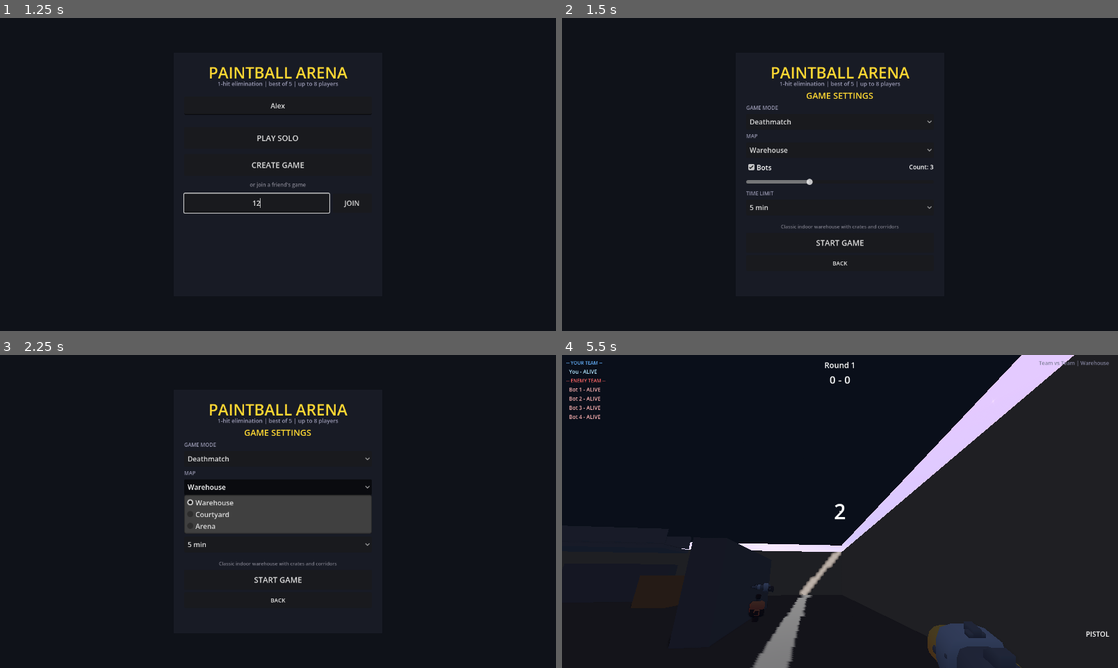
Above: before the commit, frames 1-4 (two rows, left to right).
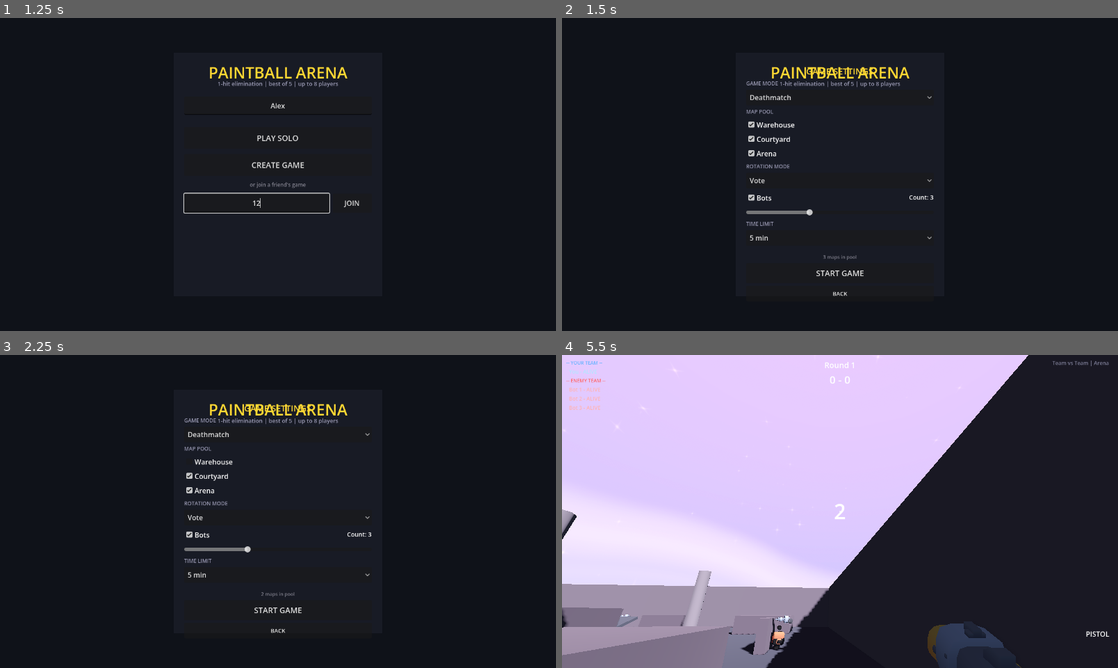
Above: after the commit, the same moments.

Repository: curlyphries/paintball
Game: Godot game, scene res://scenes/main_menu.tscn
The game is run twice, just before and just after one commit, with the same random seed, the same clock (stepped at 60 frames per second) and the same inputs.
Inputs (mouse positions are in pixels of both pictures, inside the frame that each line leads up to):
- Up to frame 1 (1.25 s): click (278, 105) at 0.52 s; type "Alex" at 0.6 s; click (255, 202) at 0.75 s; type "12" at 0.83 s
- Up to frame 2 (1.5 s): click "PLAY SOLO" at 1.25 s
- Up to frame 3 (2.25 s): click "Warehouse" at 2 s
- Up to frame 4 (5.5 s): click (840, 477) at 2.75 s, where only the run after the commit has a clickable "Courtyard"; click (840, 517) at 3.5 s, where only the run after the commit has a clickable "Vote"; click "START GAME" at 4.25 s; tap Enter at 5 s; move the mouse to (867, 511) at 5.02 s; hold W (move_forward) from 5.03 s (still down); hold Ctrl (crouch) from 5.03 s (still down); tap Space (jump) at 5.27 s

Frame 1 is identical in both runs. In frame 2, 1.8% of the frame differs, in the area x 33-67%, y 16-89%; in frame 3, 5.4%; in frame 4, 60%, in the area x 0-99%, y 0-100%.

Commit message:
WIP salvage: pa-4s2.1 lobby map pool + host controls
Rescued from rust polecat zombie session (escalation hq-wisp-6fi).
Real progress: GameSettings.map_pool / current_map / rotation_mode +
helpers, plus partial main_menu / lobby / main_game / hud wiring.
Not yet validated; needs polecat resume to finish + smoke test.

Co-Authored-By: Claude Opus 4.7 (1M context) <noreply@anthropic.com>

Diff:
--- a/scenes/main_menu.tscn
+++ b/scenes/main_menu.tscn
@@ -181,9 +181,19 @@
 layout_mode = 2
 theme_override_font_sizes/font_size = 12
 theme_override_colors/font_color = Color(0.6, 0.6, 0.7, 1.0)
-text = "MAP"
-
-[node name="MapOption" type="OptionButton" parent="CenterPanel/SettingsPanel/VBox"]
+text = "MAP POOL"
+
+[node name="MapPoolContainer" type="VBoxContainer" parent="CenterPanel/SettingsPanel/VBox"]
+layout_mode = 2
+theme_override_constants/separation = 2
+
+[node name="RotationLabel" type="Label" parent="CenterPanel/SettingsPanel/VBox"]
+layout_mode = 2
+theme_override_font_sizes/font_size = 12
+theme_override_colors/font_color = Color(0.6, 0.6, 0.7, 1.0)
+text = "ROTATION MODE"
+
+[node name="RotationOption" type="OptionButton" parent="CenterPanel/SettingsPanel/VBox"]
 layout_mode = 2
 custom_minimum_size = Vector2(0, 36)
 
@@ -272,6 +282,14 @@
 text = "XXXXXX"
 horizontal_alignment = 1
 
+[node name="PoolSummary" type="Label" parent="CenterPanel/LobbyPanel/VBox"]
+layout_mode = 2
+theme_override_font_sizes/font_size = 12
+theme_override_colors/font_color = Color(0.6, 0.7, 0.8, 1.0)
+text = ""
+horizontal_alignment = 1
+autowrap_mode = 2
+
 [node name="InviteLinkRow" type="HBoxContainer" parent="CenterPanel/LobbyPanel/VBox"]
 layout_mode = 2
 theme_override_constants/separation = 6
--- a/scripts/game_settings.gd
+++ b/scripts/game_settings.gd
@@ -12,7 +12,6 @@
 var bots_enabled: bool = true
 
 # --- Map ---
-var selected_map: String = "warehouse"  # key into AVAILABLE_MAPS
 const AVAILABLE_MAPS: Dictionary = {
 	"warehouse": {
 		"name": "Warehouse",
@@ -31,6 +30,21 @@
 	},
 }
 
+# Pool of maps eligible for play (subset of AVAILABLE_MAPS keys).
+var map_pool: Array[String] = ["warehouse", "courtyard", "arena"]
+# The map actively being played. Set by the server, or by solo at match start.
+var current_map: String = "warehouse"
+
+enum RotationMode { VOTE, RANDOM, ORDERED }
+var rotation_mode: int = RotationMode.VOTE
+
+# Deprecated alias — reads/writes current_map. Remove after one PR cycle.
+var selected_map: String:
+	get:
+		return current_map
+	set(value):
+		current_map = value
+
 # --- Time limit ---
 var time_limit_minutes: int = 5  # 0 = no time limit
 const TIME_LIMIT_OPTIONS: Array = [0, 3, 5, 10, 15, 30]
@@ -40,15 +54,48 @@
 
 # --- Helpers ---
 
-func get_map_scene_path() -> String:
-	if AVAILABLE_MAPS.has(selected_map):
-		return AVAILABLE_MAPS[selected_map].scene
+func get_current_map_scene_path() -> String:
+	if AVAILABLE_MAPS.has(current_map):
+		return AVAILABLE_MAPS[current_map].scene
 	return AVAILABLE_MAPS["warehouse"].scene
 
+func get_current_map_name() -> String:
+	if AVAILABLE_MAPS.has(current_map):
+		return AVAILABLE_MAPS[current_map].name
+	return "Warehouse"
+
+func is_in_pool(map_key: String) -> bool:
+	return map_pool.has(map_key)
+
+func pick_random_from_pool() -> String:
+	if map_pool.is_empty():
+		return "warehouse"
+	return map_pool[randi() % map_pool.size()]
+
+func get_rotation_mode_name() -> String:
+	match rotation_mode:
+		RotationMode.VOTE:
+			return "Vote"
+		RotationMode.RANDOM:
+			return "Random"
+		RotationMode.ORDERED:
+			return "Ordered"
+	return "Vote"
+
+func get_pool_summary() -> String:
+	var names: Array[String] = []
+	for key in map_pool:
+		if AVAILABLE_MAPS.has(key):
+			names.append(AVAILABLE_MAPS[key].name)
+	return ", ".join(names)
+
+# Deprecated — kept for one PR cycle. Use get_current_map_scene_path().
+func get_map_scene_path() -> String:
+	return get_current_map_scene_path()
+
+# Deprecated — kept for one PR cycle. Use get_current_map_name().
 func get_map_name() -> String:
-	if AVAILABLE_MAPS.has(selected_map):
-		return AVAILABLE_MAPS[selected_map].name
-	return "Warehouse"
+	return get_current_map_name()
 
 func get_mode_name() -> String:
 	match game_mode:
@@ -67,6 +114,8 @@
 	game_mode = GameMode.TEAM_VS_TEAM
 	bot_count = 3
 	bots_enabled = true
-	selected_map = "warehouse"
+	map_pool.assign(["warehouse", "courtyard", "arena"])
+	current_map = "warehouse"
+	rotation_mode = RotationMode.VOTE
 	time_limit_minutes = 5
 	rounds_to_win = 3
--- a/scripts/hud.gd
+++ b/scripts/hud.gd
@@ -35,7 +35,7 @@
 	event_log_container = $EventLog
 
 	# Show mode and map info
-	mode_label.text = GameSettings.get_mode_name() + " | " + GameSettings.get_map_name()
+	mode_label.text = GameSettings.get_mode_name() + " | " + GameSettings.get_current_map_name()
 
 	# Configure HUD for game mode
 	var is_dm = GameSettings.game_mode == GameSettings.GameMode.DEATHMATCH
--- a/scripts/main_game.gd
+++ b/scripts/main_game.gd
@@ -18,6 +18,11 @@
 func _ready() -> void:
 	is_networked = NetworkManager.room_code != ""
 
+	# Solo: pick a map from the pool now (server picks for networked play).
+	# Always randomize — pool of 1 still picks that map; pool of N varies the match.
+	if not is_networked:
+		GameSettings.current_map = GameSettings.pick_random_from_pool()
+
 	# Force deathmatch if no bots in non-networked team mode (rounds don't work solo with 0 enemies)
 	var bot_count_check = GameSettings.get_effective_bot_count()
 	if not is_networked and bot_count_check == 0 and GameSettings.game_mode != GameSettings.GameMode.DEATHMATCH:
@@ -72,8 +77,8 @@
 	if existing_map:
 		existing_map.queue_free()
 
-	# Load selected map
-	var map_path = GameSettings.get_map_scene_path()
+	# Load current map
+	var map_path = GameSettings.get_current_map_scene_path()
 	var map_scene = load(map_path)
 	if map_scene:
 		var map_instance = map_scene.instantiate()
@@ -119,7 +124,7 @@
 		GameState.register_player(bot.player_id, bot.bot_name)
 
 func _get_map_bounds() -> Array:
-	match GameSettings.selected_map:
+	match GameSettings.current_map:
 		"courtyard":
 			return [Vector3(-20, 0, -15), Vector3(20, 0, 15)]
 		"arena":
--- a/scripts/main_menu.gd
+++ b/scripts/main_menu.gd
@@ -13,7 +13,8 @@
 # --- Settings panel ---
 @onready var settings_panel: Control = $CenterPanel/SettingsPanel
 @onready var mode_option: OptionButton = $CenterPanel/SettingsPanel/VBox/ModeOption
-@onready var map_option: OptionButton = $CenterPanel/SettingsPanel/VBox/MapOption
+@onready var map_pool_container: VBoxContainer = $CenterPanel/SettingsPanel/VBox/MapPoolContainer
+@onready var rotation_option: OptionButton = $CenterPanel/SettingsPanel/VBox/RotationOption
 @onready var bots_check: CheckBox = $CenterPanel/SettingsPanel/VBox/BotsRow/BotsCheck
 @onready var bots_count_label: Label = $CenterPanel/SettingsPanel/VBox/BotsRow/BotsCountLabel
 @onready var bots_slider: HSlider = $CenterPanel/SettingsPanel/VBox/BotsSlider
@@ -25,6 +26,7 @@
 # --- Lobby panel (shown after create/join) ---
 @onready var lobby_panel: Control = $CenterPanel/LobbyPanel
 @onready var room_code_label: Label = $CenterPanel/LobbyPanel/VBox/RoomCodeLabel
+@onready var pool_summary_label: Label = $CenterPanel/LobbyPanel/VBox/PoolSummary
 @onready var invite_link_input: LineEdit = $CenterPanel/LobbyPanel/VBox/InviteLinkRow/InviteLinkInput
 @onready var copy_btn: Button = $CenterPanel/LobbyPanel/VBox/InviteLinkRow/CopyButton
 @onready var player_list: VBoxContainer = $CenterPanel/LobbyPanel/VBox/PlayerListContainer
@@ -51,7 +53,6 @@
 	# Settings control signals
 	bots_check.toggled.connect(_on_bots_toggled)
 	bots_slider.value_changed.connect(_on_bots_slider_changed)
-	map_option.item_selected.connect(_on_map_selected)
 
 	lobby_panel.visible = false
 	settings_panel.visible = false
@@ -86,16 +87,25 @@
 	mode_option.add_item("Capture the Flag", 2)
 	mode_option.selected = GameSettings.game_mode
 
-	# Maps
-	map_option.clear()
-	var idx := 0
+	# Map pool — one checkbox per available map
+	for child in map_pool_container.get_children():
+		child.queue_free()
 	for key in GameSettings.AVAILABLE_MAPS:
-		map_option.add_item(GameSettings.AVAILABLE_MAPS[key].name, idx)
-		map_option.set_item_metadata(idx, key)
-		if key == GameSettings.selected_map:
-			map_option.selected = idx
-		idx += 1
+		var cb := CheckBox.new()
+		cb.text = GameSettings.AVAILABLE_MAPS[key].name
+		cb.set_meta("map_key", key)
+		cb.button_pressed = GameSettings.is_in_pool(key)
+		cb.toggled.connect(_on_map_pool_toggled)
+		map_pool_container.add_child(cb)
+	_update_map_pool_constraint()
 	_update_map_description()
+
+	# Rotation mode
+	rotation_option.clear()
+	rotation_option.add_item("Vote", GameSettings.RotationMode.VOTE)
+	rotation_option.add_item("Random", GameSettings.RotationMode.RANDOM)
+	rotation_option.add_item("Ordered", GameSettings.RotationMode.ORDERED)
+	rotation_option.selected = GameSettings.rotation_mode
 
 	# Bots
 	bots_check.button_pressed = GameSettings.bots_enabled
@@ -125,19 +135,46 @@
 func _on_bots_slider_changed(value: float) -> void:
 	bots_count_label.text = "Count: " + str(int(value))
 
-func _on_map_selected(idx: int) -> void:
+func _on_map_pool_toggled(_pressed: bool) -> void:
+	_update_map_pool_constraint()
 	_update_map_description()
 
+func _update_map_pool_constraint() -> void:
+	# Enforce: at least one map must remain checked. If only one is checked,
+	# disable that checkbox so the user cannot uncheck the last one.
+	var checked: Array[CheckBox] = []
+	for child in map_pool_container.get_children():
+		if child is CheckBox and child.button_pressed:
+			checked.append(child)
+	var only_one := checked.size() == 1
+	for child in map_pool_container.get_children():
+		if child is CheckBox:
+			child.disabled = only_one and child.button_pressed
+
+func _selected_map_keys() -> Array[String]:
+	var keys: Array[String] = []
+	for child in map_pool_container.get_children():
+		if child is CheckBox and child.button_pressed:
+			keys.append(str(child.get_meta("map_key")))
+	return keys
+
 func _update_map_description() -> void:
-	var key = map_option.get_item_metadata(map_option.selected)
-	if key and GameSettings.AVAILABLE_MAPS.has(key):
-		map_desc_label.text = GameSettings.AVAILABLE_MAPS[key].description
-	else:
-		map_desc_label.text = ""
+	var keys := _selected_map_keys()
+	if keys.size() == 1 and GameSettings.AVAILABLE_MAPS.has(keys[0]):
+		map_desc_label.text = GameSettings.AVAILABLE_MAPS[keys[0]].description
+	else:
+		map_desc_label.text = "%d maps in pool" % keys.size()
 
 func _apply_settings() -> void:
 	GameSettings.game_mode = mode_option.selected as GameSettings.GameMode
-	GameSettings.selected_map = map_option.get_item_metadata(map_option.selected)
+	var pool := _selected_map_keys()
+	if pool.is_empty():
+		# Constraint should prevent this, but be defensive.
+		pool.append("warehouse")
+	GameSettings.map_pool.assign(pool)
+	if not GameSettings.is_in_pool(GameSettings.current_map):
+		GameSettings.current_map = pool[0]
+	GameSettings.rotation_mode = rotation_option.selected
 	GameSettings.bots_enabled = bots_check.button_pressed
 	GameSettings.bot_count = int(bots_slider.value)
 	var tl_idx = time_limit_option.selected
@@ -264,7 +301,14 @@
 	room_code_label.text = code
 	invite_link_input.text = _get_invite_url(code)
 	start_now_btn.visible = NetworkManager.is_host
+	_refresh_pool_summary()
 	_refresh_player_list()
+
+func _refresh_pool_summary() -> void:
+	pool_summary_label.text = "Pool: %s · Mode: %s" % [
+		GameSettings.get_pool_summary(),
+		GameSettings.get_rotation_mode_name(),
+	]
 
 func _show_menu() -> void:
 	lobby_panel.visible = false
